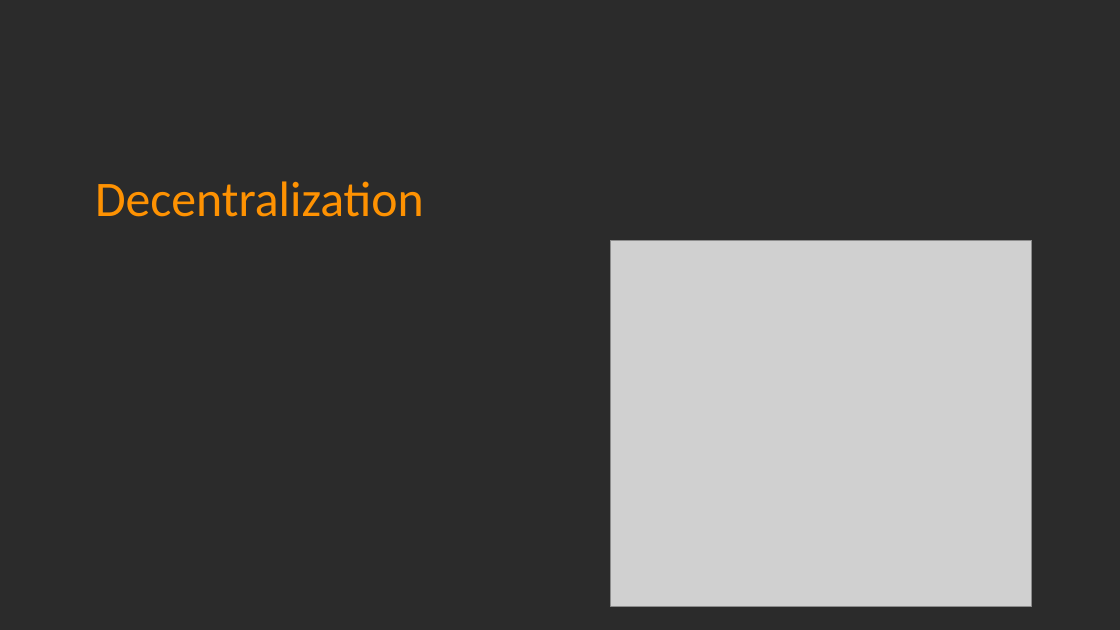
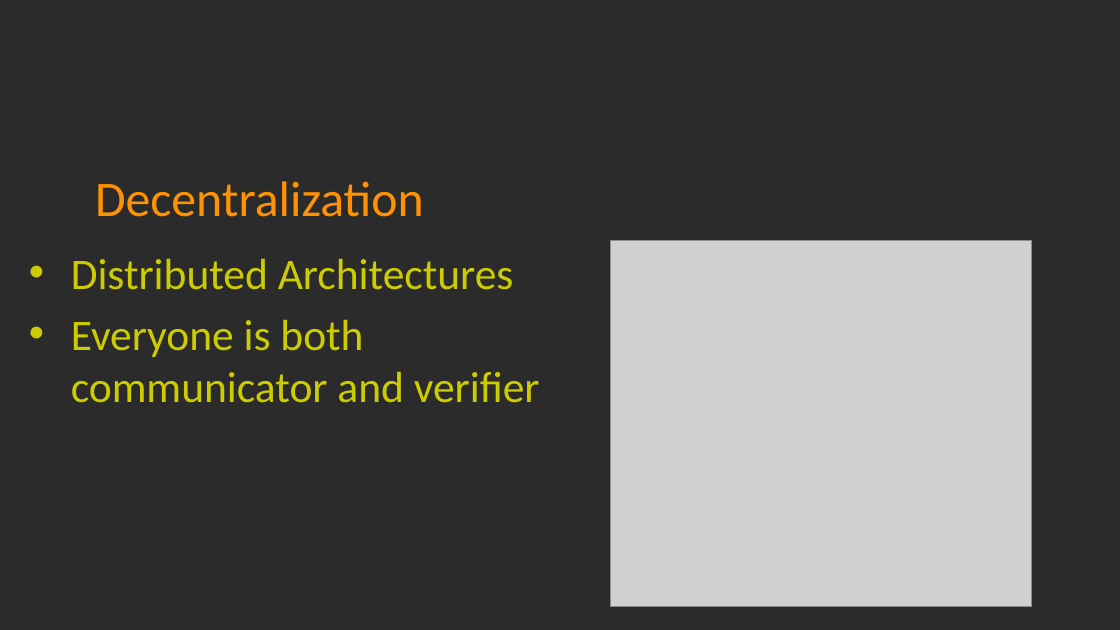
Before and after one commit to LeafLu0315/Presentation, a slide deck: slide 5 of blockchain.pptx. Drawn at 1120x630 pixels with LibreOffice and Linux fonts; fonts in the diff are those of the drawing; grey boxes stand for pictures; background and template pictures are left out; a plain dark background stands for a picture behind light text. Boxes give left, top, right and bottom in pixels: in the first picture for what was removed or moved away, otherwise in the second. Text is boxed around its words. In the diff, an @@ line names an element or a change of style, - is before the commit and + after.

```diff
--- a/blockchain.pptx
+++ b/blockchain.pptx
@@ text added at [71,259,540,403], 28 pt, text #CCCC00 @@
+• Distributed Architectures
+• Everyone is both communicator and verifier
```
Also in this commit, not shown: 4 other slides changed, 7 slides added, 2 slides removed.
